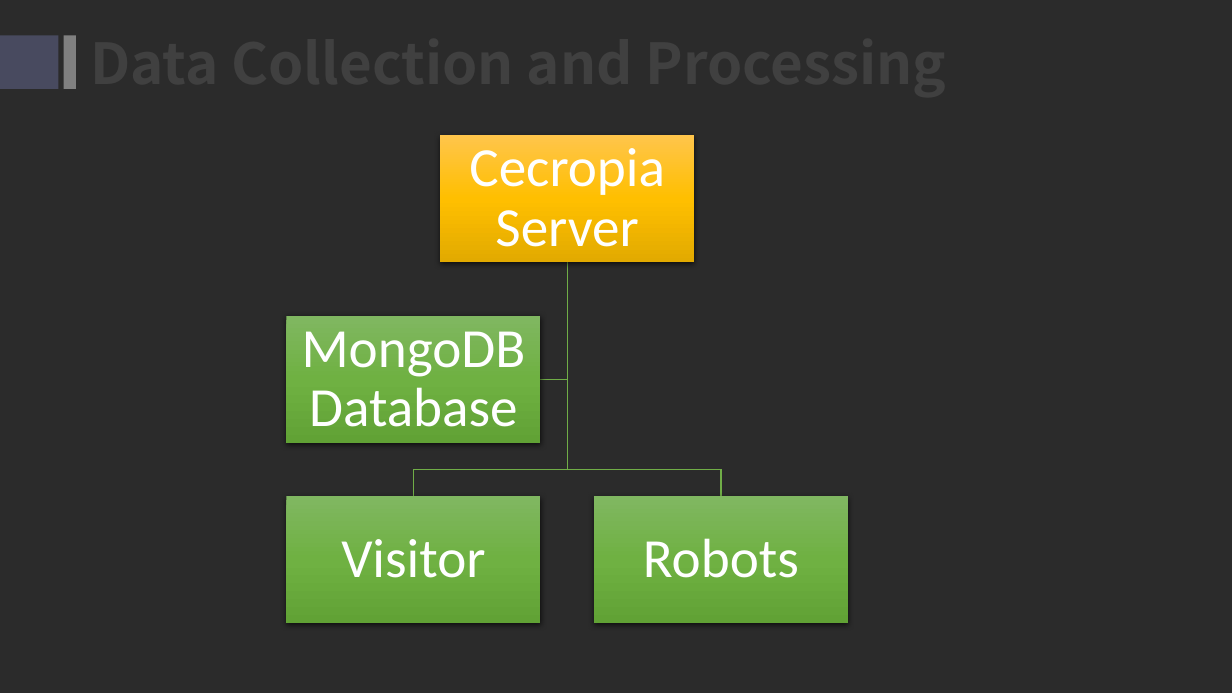
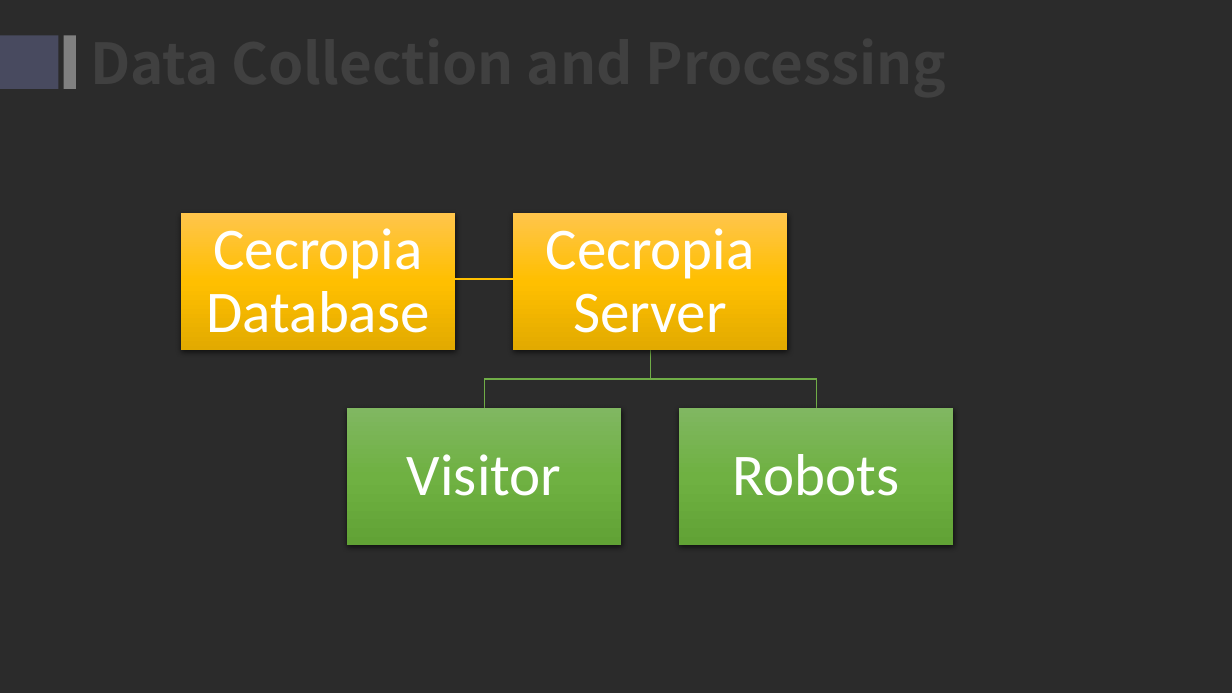
Before and after one commit to YilunAllenChen/Cecropia, a slide deck: slide 5 of Manual/Cecropia.pptx. Drawn at 1232x693 pixels with LibreOffice and Linux fonts; fonts in the diff are those of the drawing; background and template pictures are left out; a plain dark background stands for a picture behind light text. Boxes give left, top, right and bottom in pixels: in the first picture for what was removed or moved away, otherwise in the second. Text is boxed around its words. In the diff, an @@ line names an element or a change of style, - is before the commit and + after.

Commit message:
presentation added

```diff
--- a/Manual/Cecropia.pptx
+++ b/Manual/Cecropia.pptx
@@ rectangle added at <box>181,213,456,350</box>, fill gradient #FFC64B to #FFC000 to #E3AB00 @@
@@ text added at <box>207,228,430,333</box>, 46 pt, text #FFFFFF @@
+Cecropia Database
@@ text "Cecropia Server": place and size @@
-text "Cecropia Server" at <box>469,148,665,247</box>
+text "Cecropia Server" at <box>546,228,755,333</box>
@@ rectangle: place and size @@
-rectangle at <box>440,135,694,262</box>
+rectangle at <box>513,213,787,350</box>
@@ line added from (454, 279) to (515, 279), #FFC000 1.5 pt @@
@@ group removed at <box>287,262,567,496</box>: 2 freeform shapes, 1 rectangle, 1 text @@
-MongoDB Database
@@ freeform shape: place and size @@
-freeform shape at <box>567,262,721,496</box>
+freeform shape at <box>484,350,651,408</box>
@@ freeform shape added at <box>651,350,817,408</box>, outline #70AD47 1 pt @@
@@ text "Visitor": place and size @@
-text "Visitor" at <box>341,539,485,578</box>
+text "Visitor" at <box>407,454,561,496</box>
@@ rectangle: place and size @@
-rectangle at <box>287,496,541,624</box>
+rectangle at <box>348,409,622,545</box>
@@ size 43 to 46 pt; more space between paragraphs in 3 elements at <box>407,454,561,496</box>, <box>546,228,755,333</box>, <box>733,454,900,496</box> @@
@@ text "Robots": place and size @@
-text "Robots" at <box>643,538,799,578</box>
+text "Robots" at <box>733,454,900,496</box>
@@ rectangle: place and size @@
-rectangle at <box>594,496,848,624</box>
+rectangle at <box>679,409,954,545</box>
```
Also in this commit, not shown: 4 other slides changed, 1 slide added, 1 slide removed, 2 other files.
